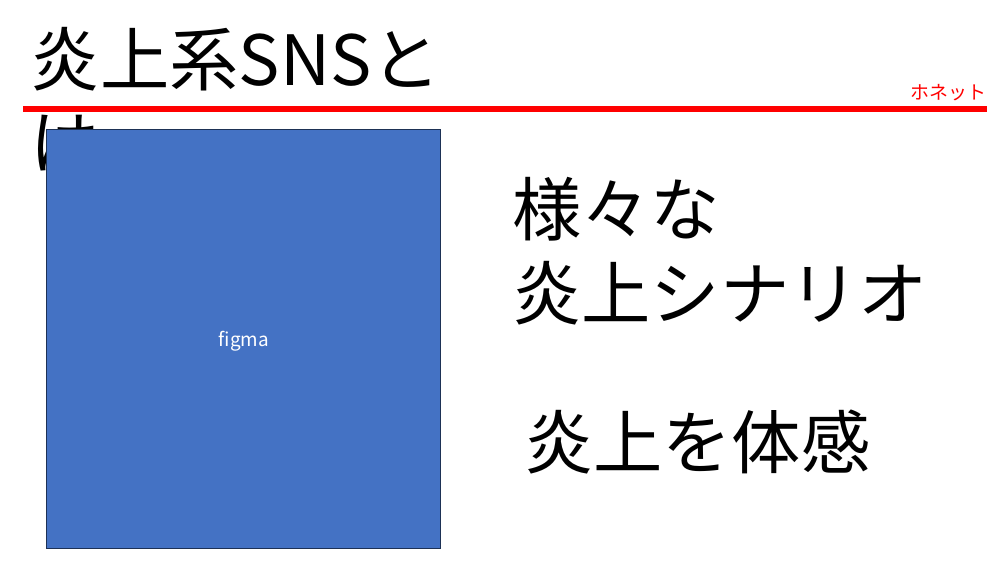
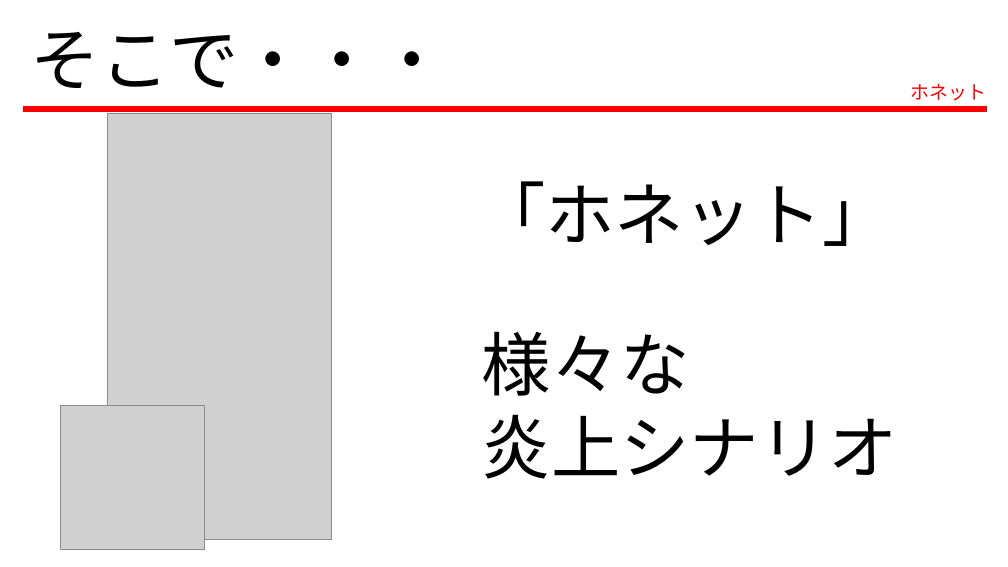
Before and after one commit to c0b23048bf/honetto, a slide deck: slide 6 of 発表資料_vol1.pptx (slide 3 before the commit). Drawn at 1008x567 pixels with LibreOffice and Linux fonts; fonts in the diff are those of the drawing; grey boxes stand for pictures. Boxes give left, top, right and bottom in pixels: in the first picture for what was removed or moved away, otherwise in the second. Text is boxed around its words. In the diff, an @@ line names an element or a change of style, - is before the commit and + after.

```diff
--- a/発表資料_vol1.pptx
+++ b/発表資料_vol1.pptx
@@ text at box(31, 32, 447, 88): text changed @@
-炎上系SNSとは
+そこで・・・
@@ picture added at box(107, 113, 332, 540) @@
@@ rectangle removed at box(47, 130, 441, 549) @@
-figma
@@ text added at box(476, 181, 892, 246), 66 pt, text #000000 @@
+「ホネット」
@@ text "様々な": place and size @@
-text "様々な" at box(512, 176, 928, 325)
+text "様々な" at box(482, 331, 898, 479)
@@ picture added at box(60, 405, 204, 549) @@
@@ rounded rectangle added at box(62, 406, 204, 549), fill #FFFFFF @@
@@ text removed at box(524, 409, 870, 474) @@
-炎上を体感
```
Also in this commit, not shown: 4 other slides changed, 2 slides added.
